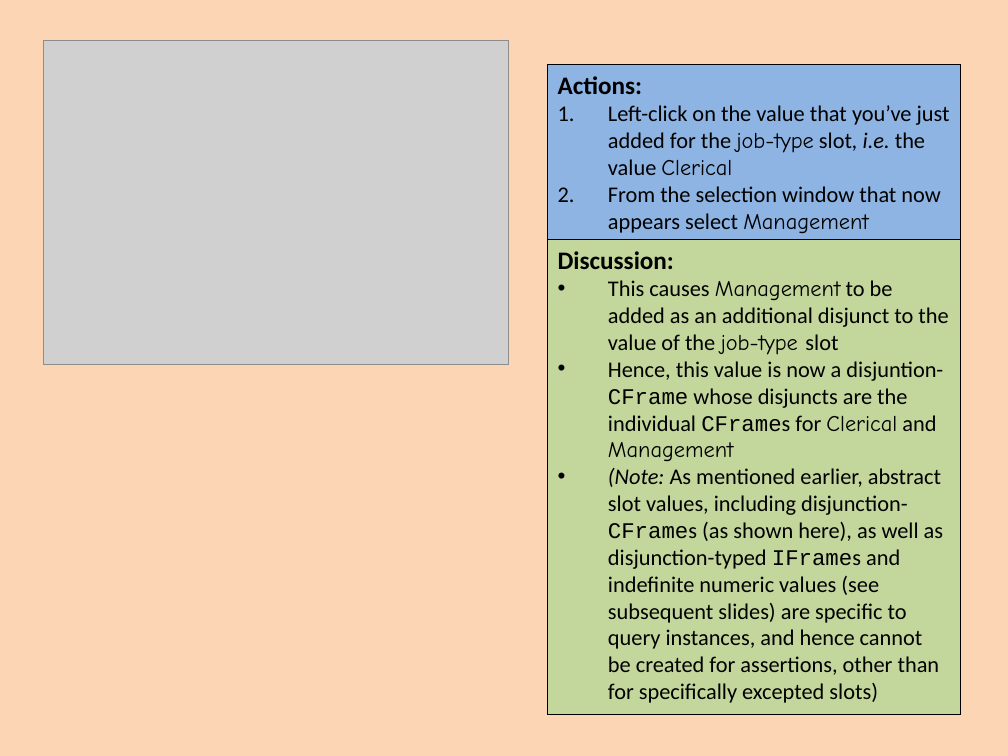
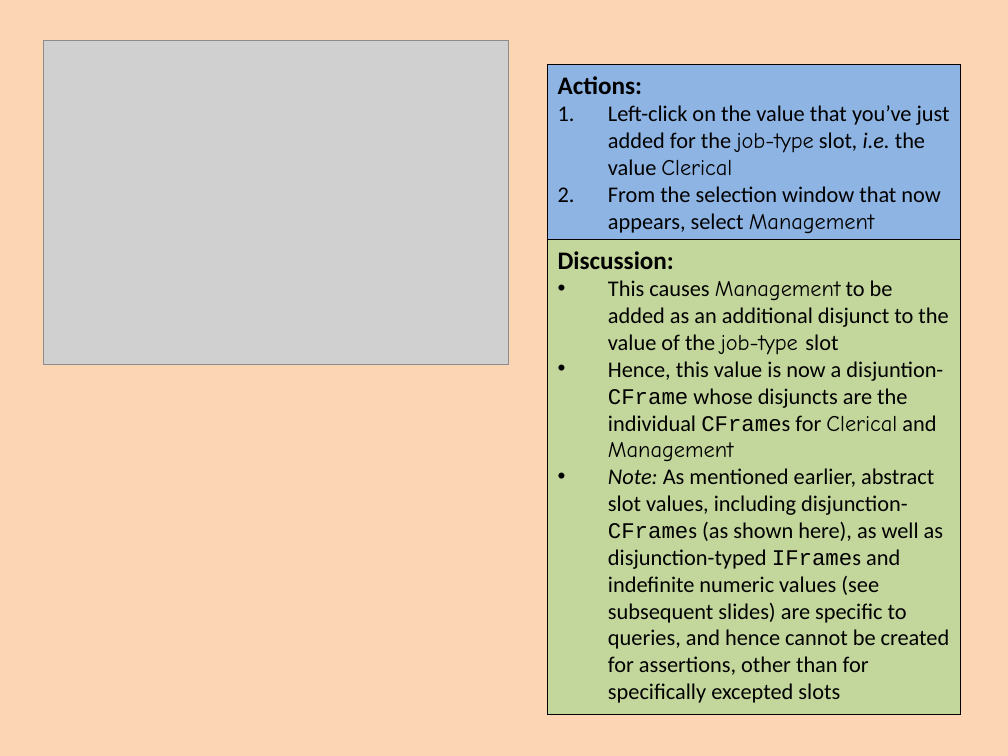
Before and after one commit to colin-puleston/mekon-hobo, a slide deck: slide 47 of docs/MEKON-HOBO Introductory Tutorial.pptx. Drawn at 1008x756 pixels with LibreOffice and Linux fonts; fonts in the diff are those of the drawing; grey boxes stand for pictures. Boxes give left, top, right and bottom in pixels: in the first picture for what was removed or moved away, otherwise in the second. Text is boxed around its words. In the diff, an @@ line names an element or a change of style, - is before the commit and + after.

```diff
--- a/docs/MEKON-HOBO Introductory Tutorial.pptx
+++ b/docs/MEKON-HOBO Introductory Tutorial.pptx
@@ text in rectangle at (608,186,940,234): text changed @@
-2. From the selection window that now appears select Management
+2. From the selection window that now appears, select Management
@@ text in rectangle at (608,468,950,703): text changed @@
-• (Note: As mentioned earlier, abstract slot values, including disjunction-CFrames (as shown here), as well as disjunction-typed IFrames and indefinite numeric values (see subsequent slides) are specific to query instances, and hence cannot be created for assertions, other than for specifically excepted slots)
+• Note: As mentioned earlier, abstract slot values, including disjunction-CFrames (as shown here), as well as disjunction-typed IFrames and indefinite numeric values (see subsequent slides) are specific to queries, and hence cannot be created for assertions, other than for specifically excepted slots
```
Also in this commit, not shown: 40 other slides changed, 5 slides added, 4 slides removed.
